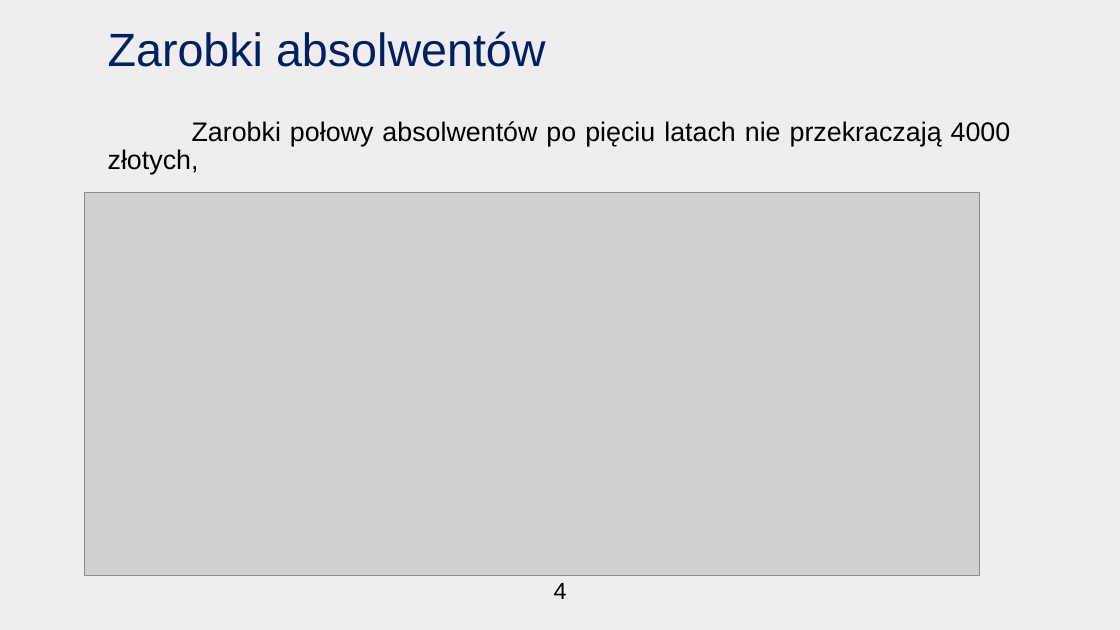
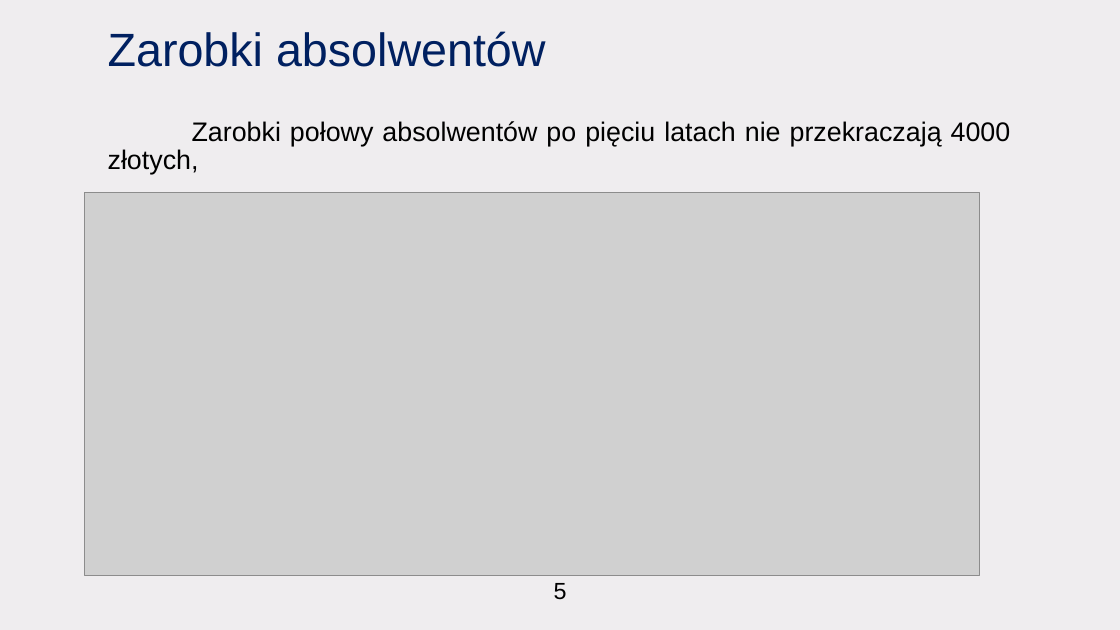
Before and after one commit to CptQuak/CasestudyGraduateEarnings, a slide deck: slide 6 of casestudy.pptx. Drawn at 1120x630 pixels with LibreOffice and Linux fonts; fonts in the diff are those of the drawing; grey boxes stand for pictures. Boxes give left, top, right and bottom in pixels: in the first picture for what was removed or moved away, otherwise in the second. Text is boxed around its words. In the diff, an @@ line names an element or a change of style, - is before the commit and + after.

```diff
--- a/casestudy.pptx
+++ b/casestudy.pptx
@@ text at (x1=554, y1=583, x2=567, y2=600): text changed @@
-4
+5
```
Also in this commit, not shown: 5 other slides changed, 10 other files.
